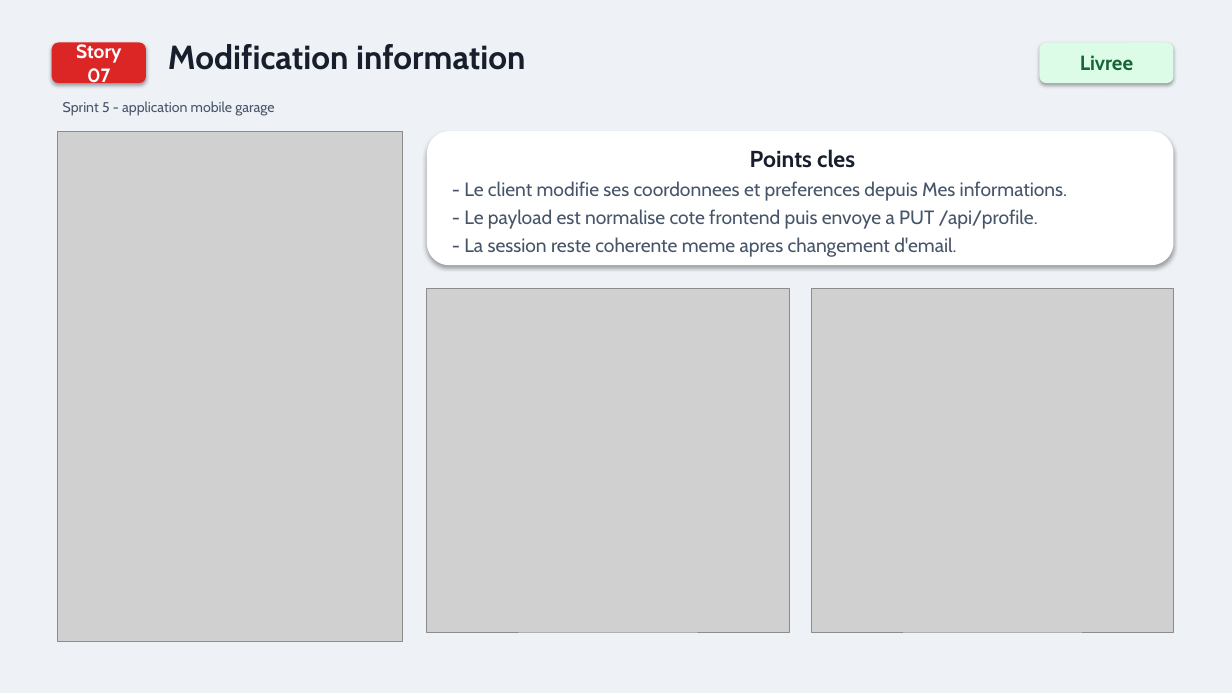
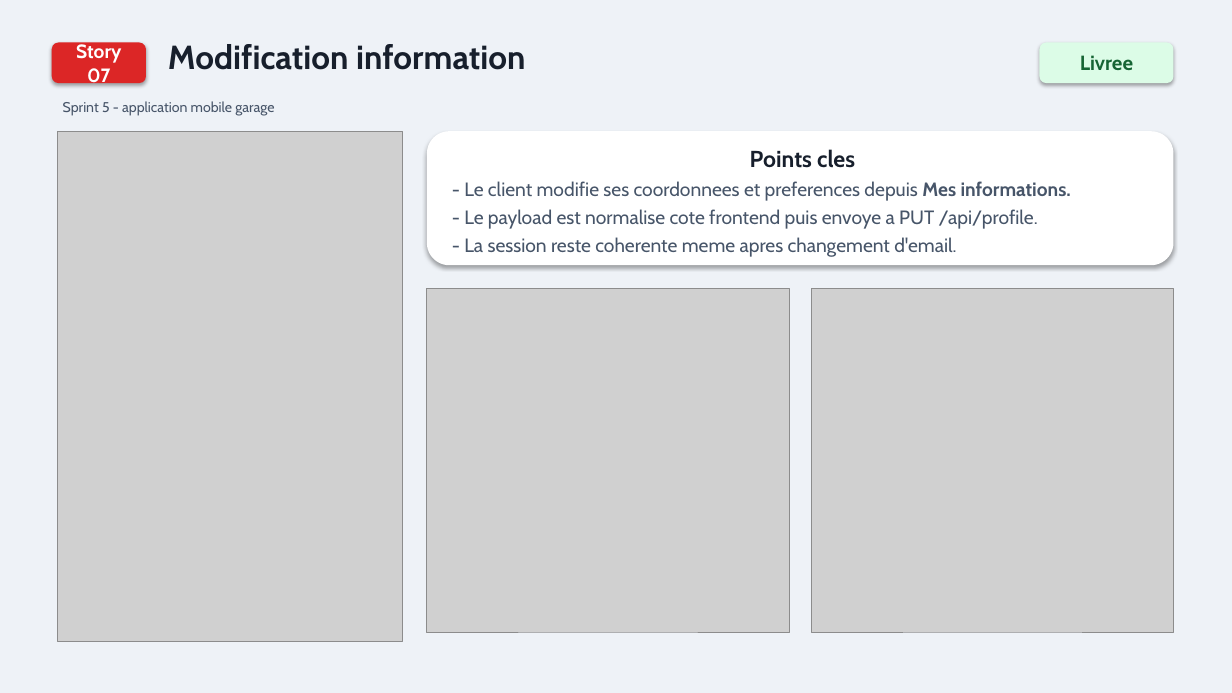
Before and after one commit to Alhousseini11/Projet_Mobile_developpement_avancee, a slide deck: slide 8 of presentation_sprint_review_stories_v4.pptx. Drawn at 1232x693 pixels with LibreOffice and Linux fonts; fonts in the diff are those of the drawing; grey boxes stand for pictures. Boxes give left, top, right and bottom in pixels: in the first picture for what was removed or moved away, otherwise in the second. Text is boxed around its words. In the diff, an @@ line names an element or a change of style, - is before the commit and + after.

```diff
--- a/presentation_sprint_review_stories_v4.pptx
+++ b/presentation_sprint_review_stories_v4.pptx
@@ text in rounded rectangle at [464, 181, 1071, 201]: bold on in "Mes informations." @@
```
Also in this commit, not shown: 3 other slides changed, 9 other files.
